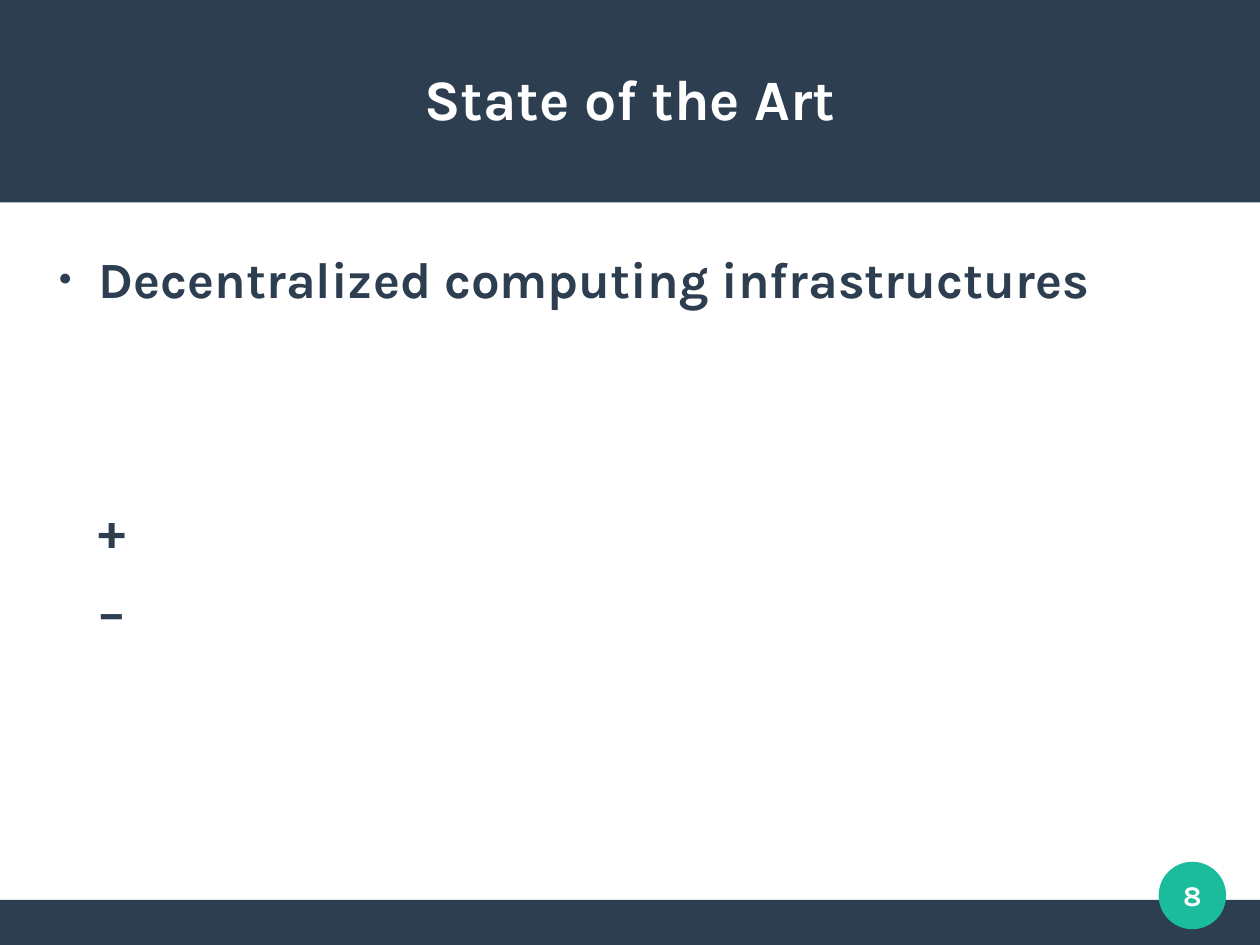
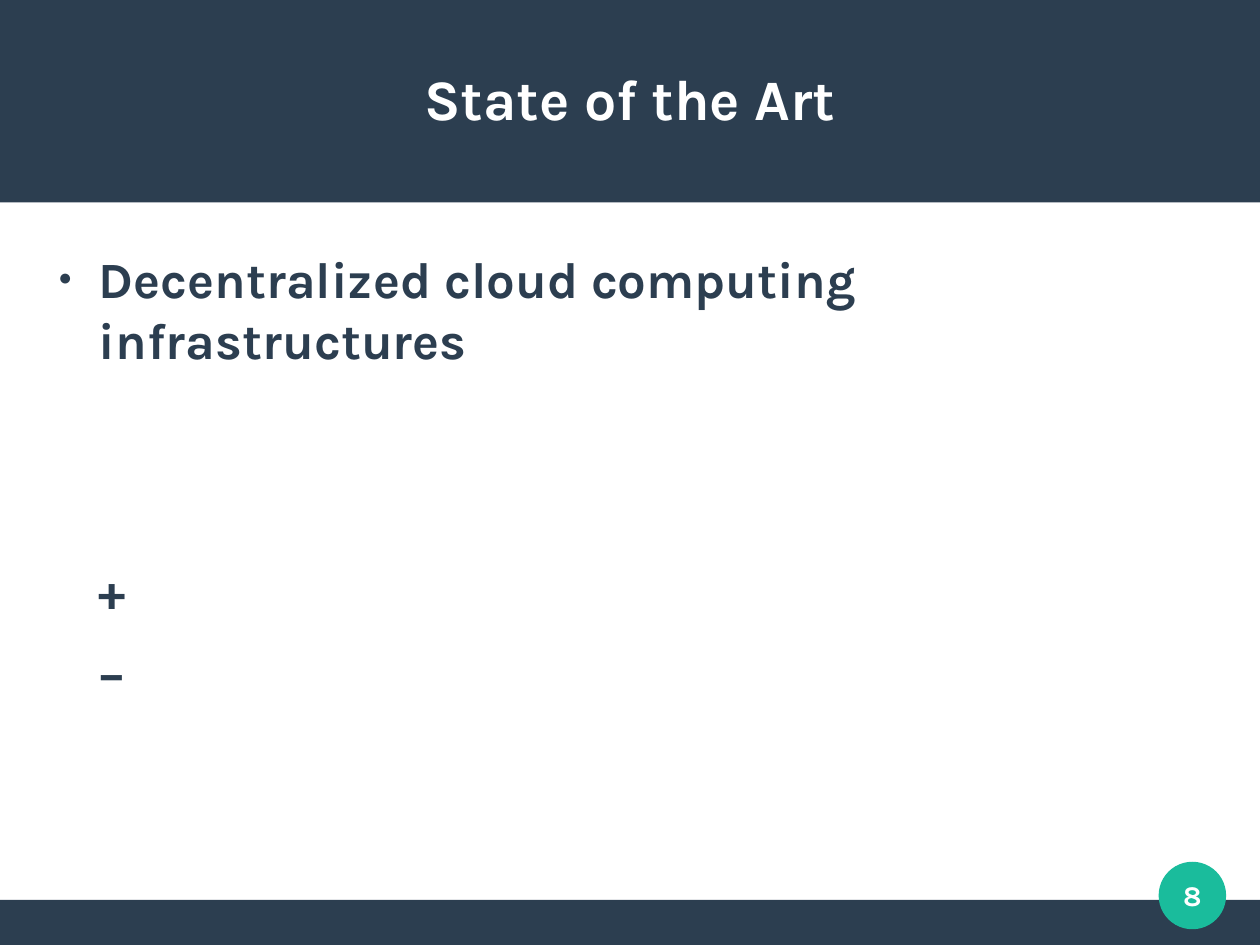
Before and after one commit to mbettinger/OT4-Lecture, a slide deck: slide 8 of Presentation - Cross-chain oracles with Decentralized computing.odp. Drawn at 1260x945 pixels with LibreOffice and Linux fonts; fonts in the diff are those of the drawing. Boxes give left, top, right and bottom in pixels: in the first picture for what was removed or moved away, otherwise in the second. Text is boxed around its words. In the diff, an @@ line names an element or a change of style, - is before the commit and + after.

```diff
--- a/Presentation - Cross-chain oracles with Decentralized computing.odp
+++ b/Presentation - Cross-chain oracles with Decentralized computing.odp
@@ text at [99, 262, 856, 360]: text changed @@
-● Decentralized computing infrastructures
+● Decentralized cloud computing infrastructures
```
Also in this commit, not shown: 3 other slides changed, 1 slide added, 4 slides removed, 8 other files.
